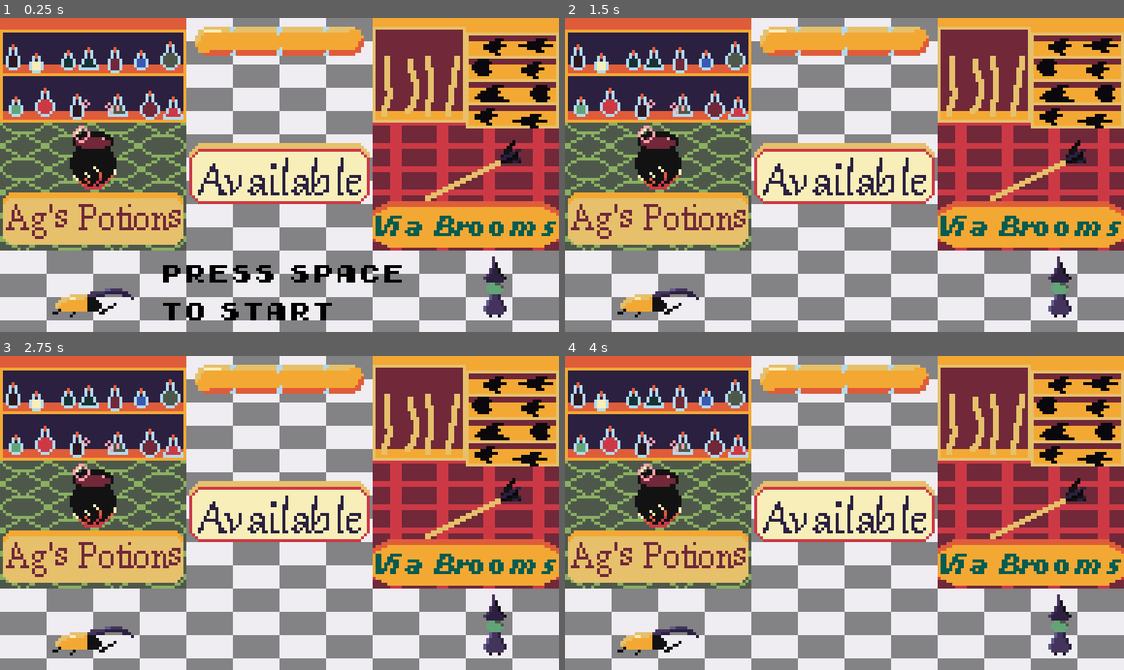
Above: before the commit, frames 1-4 (two rows, left to right).
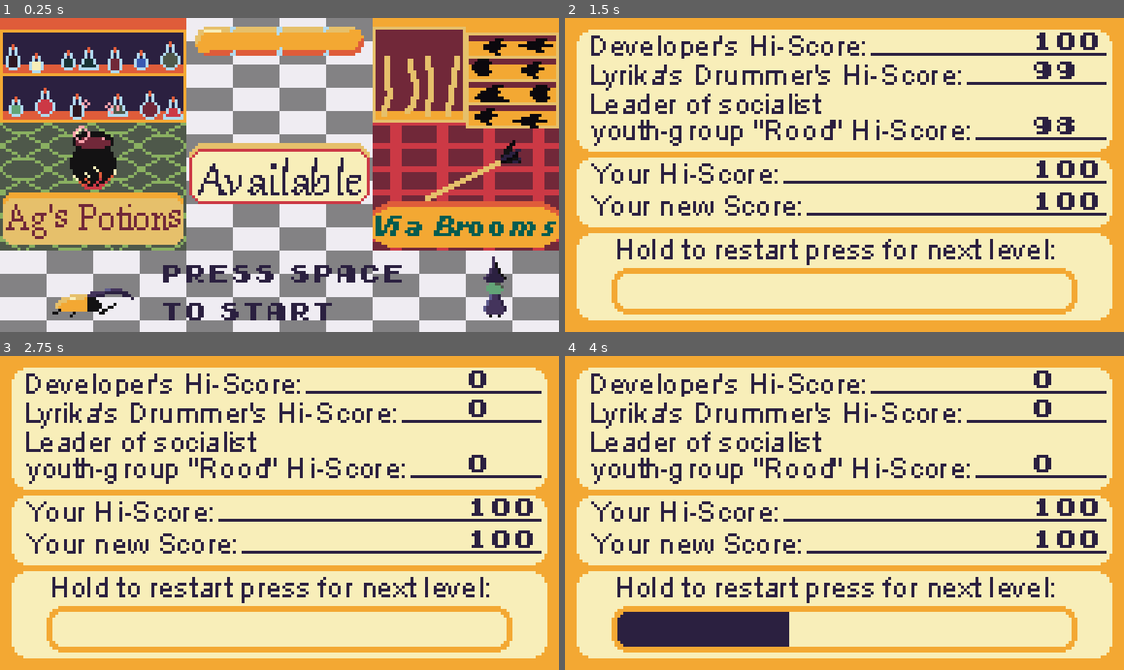
Above: after the commit, the same moments.

Repository: ololili/MusicGame
Game: Godot game, scene res://Code/Main/main.tscn
The game is run twice, just before and just after one commit, with the same random seed, the same clock (stepped at 60 frames per second) and the same inputs.
Inputs:
- Up to frame 1 (0.25 s): no input
- Up to frame 2 (1.5 s): tap Space (button) at 0.5, 1.35 s; hold Space (button) 0.53-1.28 s
- Up to frame 3 (2.75 s): tap Space (button) at 2 s; hold Space (button) from 2.03 s (still down)
- Up to frame 4 (4 s): release Space (button) at 2.78 s; tap Space (button) at 2.85 s; tap Enter at 3.5 s; hold Space (button) from 3.53 s (still down)

The runs differ from the first frame. In frame 1, 1.8% of the frame differs, in the area x 29-72%, y 78-97%; in frame 2, 93%, in the area x 0-100%, y 0-100%; in frame 3, 93%; in frame 4, 93%.

Commit message:
Made the score scene work and made some tweaks to difficulty.

Diff:
--- a/src/Assets/Fonts/standard_label_settings.tres
+++ b/src/Assets/Fonts/standard_label_settings.tres
@@ -5,4 +5,4 @@
 [resource]
 font = ExtResource("1_svbu3")
 font_size = 8
-font_color = Color(0, 0, 0, 1)
+font_color = Color(0.168627, 0.12549, 0.25098, 1)
--- a/src/Code/Animation/Actors/Scripts/witch.gd
+++ b/src/Code/Animation/Actors/Scripts/witch.gd
@@ -17,7 +17,7 @@
 
 	Globals.started_fase_three.connect(_on_globals_started_fase_three)
 	Globals.started_fase_two.connect(_on_globals_started_fase_two)
-	seed(123)
+	Globals.started_fighting.connect(_on_globals_started_fighting)
 
 func _on_globals_has_beaten():
 	if Globals.is_fighting:
@@ -53,6 +53,9 @@
 func _on_final_timer_timeout():
 	is_cooling_down = false
 
+func _on_globals_started_fighting():
+	seed(Globals.current_battle_song.resource_name.hash())
+
 func attack_once(spawn_pos):
 	var node: Node2D = projectile.instantiate()
 
--- a/src/Code/Animation/Actors/enemy_projectile.tscn
+++ b/src/Code/Animation/Actors/enemy_projectile.tscn
@@ -61,6 +61,138 @@
 }]
 }
 
+[sub_resource type="Animation" id="Animation_sl1tm"]
+resource_name = "lo_pow"
+length = 0.4
+tracks/0/type = "value"
+tracks/0/imported = false
+tracks/0/enabled = true
+tracks/0/path = NodePath("Sprite2D:frame_coords")
+tracks/0/interp = 1
+tracks/0/loop_wrap = false
+tracks/0/keys = {
+"times": PackedFloat32Array(0, 0.3),
+"transitions": PackedFloat32Array(1, 1),
+"update": 0,
+"values": [Vector2i(0, 4), Vector2i(3, 4)]
+}
+tracks/1/type = "method"
+tracks/1/imported = false
+tracks/1/enabled = true
+tracks/1/path = NodePath(".")
+tracks/1/interp = 1
+tracks/1/loop_wrap = true
+tracks/1/keys = {
+"times": PackedFloat32Array(0.0666667, 0.4),
+"transitions": PackedFloat32Array(1, 1),
+"values": [{
+"args": [true],
+"method": &"set_velocity"
+}, {
+"args": [],
+"method": &"queue_free"
+}]
+}
+
+[sub_resource type="Animation" id="Animation_dm8wv"]
+resource_name = "max_pow"
+length = 0.4
+tracks/0/type = "value"
+tracks/0/imported = false
+tracks/0/enabled = true
+tracks/0/path = NodePath("Sprite2D:frame_coords")
+tracks/0/interp = 1
+tracks/0/loop_wrap = false
+tracks/0/keys = {
+"times": PackedFloat32Array(0, 0.3),
+"transitions": PackedFloat32Array(1, 1),
+"update": 0,
+"values": [Vector2i(0, 1), Vector2i(3, 1)]
+}
+tracks/1/type = "method"
+tracks/1/imported = false
+tracks/1/enabled = true
+tracks/1/path = NodePath(".")
+tracks/1/interp = 1
+tracks/1/loop_wrap = true
+tracks/1/keys = {
+"times": PackedFloat32Array(0.0666667, 0.4),
+"transitions": PackedFloat32Array(1, 1),
+"values": [{
+"args": [true],
+"method": &"set_velocity"
+}, {
+"args": [],
+"method": &"queue_free"
+}]
+}
+
+[sub_resource type="Animation" id="Animation_yoe23"]
+resource_name = "mid_pow"
+length = 0.4
+tracks/0/type = "value"
+tracks/0/imported = false
+tracks/0/enabled = true
+tracks/0/path = NodePath("Sprite2D:frame_coords")
+tracks/0/interp = 1
+tracks/0/loop_wrap = false
+tracks/0/keys = {
+"times": PackedFloat32Array(0, 0.3),
+"transitions": PackedFloat32Array(1, 1),
+"update": 0,
+"values": [Vector2i(0, 3), Vector2i(3, 3)]
+}
+tracks/1/type = "method"
+tracks/1/imported = false
+tracks/1/enabled = true
+tracks/1/path = NodePath(".")
+tracks/1/interp = 1
+tracks/1/loop_wrap = true
+tracks/1/keys = {
+"times": PackedFloat32Array(0.0666667, 0.4),
+"transitions": PackedFloat32Array(1, 1),
+"values": [{
+"args": [true],
+"method": &"set_velocity"
+}, {
+"args": [],
+"method": &"queue_free"
+}]
+}
+
+[sub_resource type="Animation" id="Animation_oh3b8"]
+resource_name = "min_pow"
+length = 0.4
+tracks/0/type = "value"
+tracks/0/imported = false
+tracks/0/enabled = true
+tracks/0/path = NodePath("Sprite2D:frame_coords")
+tracks/0/interp = 1
+tracks/0/loop_wrap = false
+tracks/0/keys = {
+"times": PackedFloat32Array(0, 0.3),
+"transitions": PackedFloat32Array(1, 1),
+"update": 0,
+"values": [Vector2i(0, 5), Vector2i(3, 5)]
+}
+tracks/1/type = "method"
+tracks/1/imported = false
+tracks/1/enabled = true
+tracks/1/path = NodePath(".")
+tracks/1/interp = 1
+tracks/1/loop_wrap = true
+tracks/1/keys = {
+"times": PackedFloat32Array(0.0666667, 0.4),
+"transitions": PackedFloat32Array(1, 1),
+"values": [{
+"args": [true],
+"method": &"set_velocity"
+}, {
+"args": [],
+"method": &"queue_free"
+}]
+}
+
 [sub_resource type="Animation" id="Animation_06eot"]
 resource_name = "startup"
 length = 0.6
@@ -75,138 +207,6 @@
 "transitions": PackedFloat32Array(1, 1),
 "update": 0,
 "values": [Vector2i(0, 0), Vector2i(5, 0)]
-}
-
-[sub_resource type="Animation" id="Animation_dm8wv"]
-resource_name = "max_pow"
-length = 0.4
-tracks/0/type = "value"
-tracks/0/imported = false
-tracks/0/enabled = true
-tracks/0/path = NodePath("Sprite2D:frame_coords")
-tracks/0/interp = 1
-tracks/0/loop_wrap = false
-tracks/0/keys = {
-"times": PackedFloat32Array(0, 0.3),
-"transitions": PackedFloat32Array(1, 1),
-"update": 0,
-"values": [Vector2i(0, 1), Vector2i(3, 1)]
-}
-tracks/1/type = "method"
-tracks/1/imported = false
-tracks/1/enabled = true
-tracks/1/path = NodePath(".")
-tracks/1/interp = 1
-tracks/1/loop_wrap = true
-tracks/1/keys = {
-"times": PackedFloat32Array(0.0666667, 0.4),
-"transitions": PackedFloat32Array(1, 1),
-"values": [{
-"args": [true],
-"method": &"set_velocity"
-}, {
-"args": [],
-"method": &"queue_free"
-}]
-}
-
-[sub_resource type="Animation" id="Animation_yoe23"]
-resource_name = "mid_pow"
-length = 0.4
-tracks/0/type = "value"
-tracks/0/imported = false
-tracks/0/enabled = true
-tracks/0/path = NodePath("Sprite2D:frame_coords")
-tracks/0/interp = 1
-tracks/0/loop_wrap = false
-tracks/0/keys = {
-"times": PackedFloat32Array(0, 0.3),
-"transitions": PackedFloat32Array(1, 1),
-"update": 0,
-"values": [Vector2i(0, 3), Vector2i(3, 3)]
-}
-tracks/1/type = "method"
-tracks/1/imported = false
-tracks/1/enabled = true
-tracks/1/path = NodePath(".")
-tracks/1/interp = 1
-tracks/1/loop_wrap = true
-tracks/1/keys = {
-"times": PackedFloat32Array(0.0666667, 0.4),
-"transitions": PackedFloat32Array(1, 1),
-"values": [{
-"args": [true],
-"method": &"set_velocity"
-}, {
-"args": [],
-"method": &"queue_free"
-}]
-}
-
-[sub_resource type="Animation" id="Animation_sl1tm"]
-resource_name = "lo_pow"
-length = 0.4
-tracks/0/type = "value"
-tracks/0/imported = false
-tracks/0/enabled = true
-tracks/0/path = NodePath("Sprite2D:frame_coords")
-tracks/0/interp = 1
-tracks/0/loop_wrap = false
-tracks/0/keys = {
-"times": PackedFloat32Array(0, 0.3),
-"transitions": PackedFloat32Array(1, 1),
-"update": 0,
-"values": [Vector2i(0, 4), Vector2i(3, 4)]
-}
-tracks/1/type = "method"
-tracks/1/imported = false
-tracks/1/enabled = true
-tracks/1/path = NodePath(".")
-tracks/1/interp = 1
-tracks/1/loop_wrap = true
-tracks/1/keys = {
-"times": PackedFloat32Array(0.0666667, 0.4),
-"transitions": PackedFloat32Array(1, 1),
-"values": [{
-"args": [true],
-"method": &"set_velocity"
-}, {
-"args": [],
-"method": &"queue_free"
-}]
-}
-
-[sub_resource type="Animation" id="Animation_oh3b8"]
-resource_name = "min_pow"
-length = 0.4
-tracks/0/type = "value"
-tracks/0/imported = false
-tracks/0/enabled = true
-tracks/0/path = NodePath("Sprite2D:frame_coords")
-tracks/0/interp = 1
-tracks/0/loop_wrap = false
-tracks/0/keys = {
-"times": PackedFloat32Array(0, 0.3),
-"transitions": PackedFloat32Array(1, 1),
-"update": 0,
-"values": [Vector2i(0, 5), Vector2i(3, 5)]
-}
-tracks/1/type = "method"
-tracks/1/imported = false
-tracks/1/enabled = true
-tracks/1/path = NodePath(".")
-tracks/1/interp = 1
-tracks/1/loop_wrap = true
-tracks/1/keys = {
-"times": PackedFloat32Array(0.0666667, 0.4),
-"transitions": PackedFloat32Array(1, 1),
-"values": [{
-"args": [true],
-"method": &"set_velocity"
-}, {
-"args": [],
-"method": &"queue_free"
-}]
 }
 
 [sub_resource type="AnimationLibrary" id="AnimationLibrary_vsgc3"]
--- a/src/Code/Animation/Actors/fast_shield.tscn
+++ b/src/Code/Animation/Actors/fast_shield.tscn
@@ -47,10 +47,10 @@
 tracks/0/interp = 1
 tracks/0/loop_wrap = false
 tracks/0/keys = {
-"times": PackedFloat32Array(0, 0.05, 0.55),
-"transitions": PackedFloat32Array(1, 1, 1),
+"times": PackedFloat32Array(0, 0.55),
+"transitions": PackedFloat32Array(1, 1),
 "update": 0,
-"values": [0, 0, 4]
+"values": [0, 4]
 }
 tracks/1/type = "method"
 tracks/1/imported = false
@@ -73,10 +73,10 @@
 tracks/2/interp = 1
 tracks/2/loop_wrap = false
 tracks/2/keys = {
-"times": PackedFloat32Array(0, 0.05, 0.6),
-"transitions": PackedFloat32Array(1, 1, 1),
+"times": PackedFloat32Array(0, 0.6),
+"transitions": PackedFloat32Array(1, 1),
 "update": 0,
-"values": [1.0, 1.0, 0.0]
+"values": [1.0, 0.0]
 }
 
 [sub_resource type="AnimationLibrary" id="AnimationLibrary_lfr5h"]
@@ -100,5 +100,6 @@
 script = ExtResource("2_rmn6c")
 
 [node name="CollisionPolygon2D" type="CollisionPolygon2D" parent="."]
+visible = false
 position = Vector2(13, -2)
 polygon = PackedVector2Array(-6, -3, -2, 4, -2, 18, -8, 18, -8, 4, -10, -1, -15, -6, -23, -9, -15, -9)
--- a/src/Code/Main/Scripts/main.gd
+++ b/src/Code/Main/Scripts/main.gd
@@ -2,5 +2,17 @@
 
 @export var difficutly: Difficulty = Difficulty.new()
 
+var level: PackedScene = preload("res://Code/Main/level.tscn")
+var score_scene: PackedScene = preload("res://Code/Main/score_scene.tscn")
+var score_node: Node2D
+
 func _enter_tree():
 	Globals.difficutly = difficutly
+
+func _ready():
+	Globals.stopped_fighting.connect(_on_globals_stopped_fighting)
+
+
+func _on_globals_stopped_fighting():
+	score_node = score_scene.instantiate()
+	add_child(score_node)
--- a/src/Code/Main/Scripts/score_scene.gd
+++ b/src/Code/Main/Scripts/score_scene.gd
@@ -1 +1,33 @@
 extends Node2D
+
+var progress: float = 0.0
+
+
+var is_responding: bool
+
+
+func _ready():
+	is_responding = false
+	var timer: Timer = Timer.new()
+	timer.wait_time = 1.0
+	timer.timeout.connect(_on_timer_timeout)
+	timer.timeout.connect(timer.queue_free)
+	add_child(timer)
+	timer.start()
+
+func _on_timer_timeout():
+	is_responding = true
+
+
+func _process(delta):
+
+	if is_responding:
+		if Input.is_action_pressed("button"):
+			progress += delta * 100
+			$MyProgressBar.value = progress
+		if progress > 100:
+			Globals.move_to_previous_song()
+			queue_free()
+		if Input.is_action_just_released("button"):
+			Globals.move_to_next_song()
+			queue_free()
--- a/src/Code/Main/Scripts/text_displayer.gd
+++ b/src/Code/Main/Scripts/text_displayer.gd
@@ -7,5 +7,5 @@
 
 
 func into_the_fight():
-	get_parent().get_node("MusicPlayer").start_battle()
+	Globals.start_game()
 	queue_free()
--- a/src/Code/Main/globals.gd
+++ b/src/Code/Main/globals.gd
@@ -1,12 +1,23 @@
 extends Node
 
+
+signal received_damage(amount: float)
+
+# These signals are called from music player
 signal has_beaten
 signal new_song_started
-signal received_damage(amount: float)
 signal stopped_fighting
 signal started_fighting
 signal started_fase_two
 signal started_fase_three
+
+# These signals are called from text displayer or score scene
+signal moved_to_next_song
+signal moved_to_previous_song
+signal started_game
+
+# This signal is called from health bar when the hp runs out
+signal lost_game
 
 
 var bpm: int
@@ -18,6 +29,10 @@
 var is_fase_three: bool = false
 
 var difficutly: Difficulty
+
+# Contains the battle song that is currently playing
+# Unless the intro is playing in which case it contains the last one
+var current_battle_song: Song
 
 
 func beating():
@@ -56,3 +71,16 @@
 func stop_fighting():
 	is_fighting = false
 	stopped_fighting.emit()
+
+
+func move_to_next_song():
+	moved_to_next_song.emit()
+
+func move_to_previous_song():
+	moved_to_previous_song.emit()
+
+func start_game():
+	started_game.emit()
+
+func lose_game():
+	lost_game.emit()
--- a/src/Code/Main/main.tscn
+++ b/src/Code/Main/main.tscn
@@ -8,11 +8,11 @@
 
 [sub_resource type="Resource" id="Resource_1kbvl"]
 script = ExtResource("2_3gkmh")
-buildup = 0.1
-attack_chance_offset = 0.1
-fase_two_boost = 4
-fase_three_boost = 8
-fase_three_buildup = 0.3
+buildup = 0.3
+attack_chance_offset = 0.0
+fase_two_boost = 3
+fase_three_boost = 6
+fase_three_buildup = 0.6
 
 [node name="Main" type="Node2D"]
 script = ExtResource("1_p7jh7")
--- a/src/Code/Main/score_scene.tscn
+++ b/src/Code/Main/score_scene.tscn
@@ -1,10 +1,12 @@
-[gd_scene load_steps=4 format=3 uid="uid://c326gjeohsdyp"]
+[gd_scene load_steps=5 format=3 uid="uid://c326gjeohsdyp"]
 
 [ext_resource type="Script" path="res://Code/Main/Scripts/score_scene.gd" id="1_sho4d"]
 [ext_resource type="Texture2D" uid="uid://cv3kqoc5q6eox" path="res://Assets/Sprites/Backgrounds/ScoreBackgound.png" id="1_uj3ob"]
 [ext_resource type="PackedScene" uid="uid://c0aksm1xl2225" path="res://Code/UI/my_progress_bar.tscn" id="2_1ny2y"]
+[ext_resource type="PackedScene" uid="uid://bm0uaph4f73hn" path="res://Code/UI/score.tscn" id="4_jvmtc"]
 
 [node name="ScoreScene" type="Node2D"]
+z_index = 1
 script = ExtResource("1_sho4d")
 
 [node name="Sprite2D" type="Sprite2D" parent="."]
@@ -16,3 +18,39 @@
 offset_top = 86.0
 offset_right = 176.0
 offset_bottom = 102.0
+
+[node name="Scores" type="Node2D" parent="."]
+
+[node name="Score" parent="Scores" instance=ExtResource("4_jvmtc")]
+offset_left = 161.0
+offset_top = 3.0
+offset_right = 185.0
+offset_bottom = 13.0
+
+[node name="Score2" parent="Scores" instance=ExtResource("4_jvmtc")]
+offset_left = 161.0
+offset_top = 13.0
+offset_right = 185.0
+offset_bottom = 23.0
+score_id = 1
+
+[node name="Score3" parent="Scores" instance=ExtResource("4_jvmtc")]
+offset_left = 161.0
+offset_top = 32.0
+offset_right = 185.0
+offset_bottom = 42.0
+score_id = 2
+
+[node name="Score4" parent="Scores" instance=ExtResource("4_jvmtc")]
+offset_left = 161.0
+offset_top = 47.0
+offset_right = 185.0
+offset_bottom = 57.0
+score_id = 3
+
+[node name="Score5" parent="Scores" instance=ExtResource("4_jvmtc")]
+offset_left = 161.0
+offset_top = 58.0
+offset_right = 185.0
+offset_bottom = 68.0
+score_id = 4
--- a/src/Code/Sound/Scripts/music_player.gd
+++ b/src/Code/Sound/Scripts/music_player.gd
@@ -7,13 +7,18 @@
 @export var intro_song: Song
 @export var battle_songs: Array[Song]
 
-var battle_song_id: int = 0
+var current_song: Song
+var current_battle_song: Song
+
+# This is incremented before every use
+# It needs to start at -1 to start at 0
+var battle_song_id: int = -1
 
 var bpm: int
 var max_time_to_beat: float
 var time_to_beat: float
 
-var is_playing_intro: bool = true
+var has_started: bool = false
 
 # It should start at the intro song which will be looped forever.
 # If there is an external call it should go into battle songs.
@@ -28,24 +33,39 @@
 	add_child(timer)
 	timer.start()
 
+	Globals.started_game.connect(next_battle)
+	Globals.moved_to_next_song.connect(next_battle)
+	Globals.moved_to_previous_song.connect(previous_battle)
+	Globals.lost_game.connect(end_battle)
+
 func _process(delta):
-
-	if playing:
-		handle_beating(delta)
-	else:
-		start_intro()
-
-func start_battle():
-	swap_to_song(battle_songs[battle_song_id])
-	Globals.start_fighting()
-	battle_song_id += 1
-	battle_song_id = battle_song_id % len(battle_songs)
+	if has_started:
+		if playing:
+			handle_beating(delta)
+		elif current_song == intro_song:
+			play()
+		elif current_song == current_battle_song:
+			end_battle()
 
 
 func start_intro():
 	swap_to_song(intro_song)
+	has_started = true
+
+func end_battle():
+	swap_to_song(intro_song)
 	Globals.stop_fighting()
 
+func next_battle():
+	battle_song_id += 1
+	current_battle_song = battle_songs[battle_song_id]
+	Globals.current_battle_song = current_battle_song
+	swap_to_song(current_battle_song)
+	Globals.start_fighting()
+
+func previous_battle():
+	swap_to_song(current_battle_song)
+	Globals.start_fighting()
 
 func handle_beating(delta):
 	time_to_beat -= delta
@@ -55,6 +75,7 @@
 	Globals.time_to_beat = time_to_beat
 
 func swap_to_song(song: Song):
+	current_song = song
 	stream = song.audio
 	bpm = int(song.audio.bpm)
 	Globals.start_new_song(bpm)
@@ -79,3 +100,9 @@
 		timer.timeout.connect(timer.queue_free)
 		add_child(timer)
 		timer.start()
+
+func _on_globals_moved_to_next_song():
+	next_battle()
+
+func _on_globals_moved_to_previous_song():
+	previous_battle()
--- a/src/Code/Sound/Songs/Scripts/song.gd
+++ b/src/Code/Sound/Songs/Scripts/song.gd
@@ -12,7 +12,19 @@
 
 @export_group("Scores")
 @export var mine: float = 0
+@export var jan_louw: float = 0
 @export var sannie: float = 0
-@export var jan_louw: float = 0
+@export var player_hi_score: float = 0
 @export var player: float = 0
-@export var player_hi_score: float = 0
+
+func get_score_by_id(score_id: int):
+	if score_id == 0:
+		return mine
+	if score_id == 1:
+		return jan_louw
+	if score_id == 2:
+		return sannie
+	if score_id == 3:
+		return player_hi_score
+	if score_id == 4:
+		return player
--- a/src/Code/Sound/Songs/lights_out.tres
+++ b/src/Code/Sound/Songs/lights_out.tres
@@ -10,3 +10,8 @@
 time_to_fase_two = 12.0
 has_fase_three = true
 time_to_fase_three = 60.0
+mine = 0.0
+sannie = 0.0
+jan_louw = 0.0
+player = 0.0
+player_hi_score = 0.0
--- a/src/Code/Sound/Songs/melody_meadow.tres
+++ b/src/Code/Sound/Songs/melody_meadow.tres
@@ -10,3 +10,8 @@
 time_to_fase_two = 5.0
 has_fase_three = true
 time_to_fase_three = 34.0
+mine = 0.0
+sannie = 0.0
+jan_louw = 0.0
+player = 0.0
+player_hi_score = 0.0
--- a/src/Code/Sound/Songs/mountain_trials.tres
+++ b/src/Code/Sound/Songs/mountain_trials.tres
@@ -10,3 +10,8 @@
 time_to_fase_two = 12.0
 has_fase_three = false
 time_to_fase_three = 0.0
+mine = 0.0
+sannie = 0.0
+jan_louw = 0.0
+player = 0.0
+player_hi_score = 0.0
--- a/src/Code/Sound/Songs/sky_man.tres
+++ b/src/Code/Sound/Songs/sky_man.tres
@@ -10,3 +10,8 @@
 time_to_fase_two = 21.0
 has_fase_three = true
 time_to_fase_three = 43.0
+mine = 0.0
+sannie = 0.0
+jan_louw = 0.0
+player = 0.0
+player_hi_score = 0.0
--- a/src/Code/Sound/Songs/so_long_syndrome.tres
+++ b/src/Code/Sound/Songs/so_long_syndrome.tres
@@ -10,3 +10,8 @@
 time_to_fase_two = 15.0
 has_fase_three = true
 time_to_fase_three = 30.0
+mine = 0.0
+sannie = 0.0
+jan_louw = 0.0
+player = 0.0
+player_hi_score = 0.0
--- a/src/Code/Sound/Songs/sparkle_stars.tres
+++ b/src/Code/Sound/Songs/sparkle_stars.tres
@@ -10,3 +10,8 @@
 time_to_fase_two = 14.0
 has_fase_three = true
 time_to_fase_three = 35.0
+mine = 100.0
+jan_louw = 99.0
+sannie = 98.0
+player_hi_score = 0.0
+player = 0.0
--- a/src/Code/UI/Scripts/heath_bar.gd
+++ b/src/Code/UI/Scripts/heath_bar.gd
@@ -3,10 +3,22 @@
 
 func _ready():
 	Globals.received_damage.connect(_on_globals_received_damage)
+	Globals.stopped_fighting.connect(_on_globals_stopped_fighting)
+	Globals.started_fighting.connect(_on_globals_started_figting)
 
 func _on_globals_received_damage(amount: float):
 	value += amount
 	if value > 100:
 		value = 100.0
-	elif value < 0:
+	elif value <= 0:
 		value = 0.0
+		Globals.lose_game()
+
+func _on_globals_stopped_fighting():
+	Globals.current_battle_song.player = int(value)
+	if int(value) > Globals.current_battle_song.player_hi_score:
+		Globals.current_battle_song.player_hi_score = int(value)
+
+
+func _on_globals_started_figting():
+	value = 100
--- /dev/null
+++ b/src/Code/UI/Scripts/score.gd
@@ -0,0 +1,7 @@
+extends Label
+
+@export var score_id: int
+
+
+func _ready():
+	text = str(Globals.current_battle_song.get_score_by_id(score_id))
--- /dev/null
+++ b/src/Code/UI/score.tscn
@@ -0,0 +1,9 @@
+[gd_scene load_steps=3 format=3 uid="uid://bm0uaph4f73hn"]
+
+[ext_resource type="LabelSettings" uid="uid://cjx7061ex3x0c" path="res://Assets/Fonts/standard_label_settings.tres" id="1_d6xmu"]
+[ext_resource type="Script" path="res://Code/UI/Scripts/score.gd" id="1_vl6um"]
+
+[node name="Score" type="Label"]
+text = "000"
+label_settings = ExtResource("1_d6xmu")
+script = ExtResource("1_vl6um")
